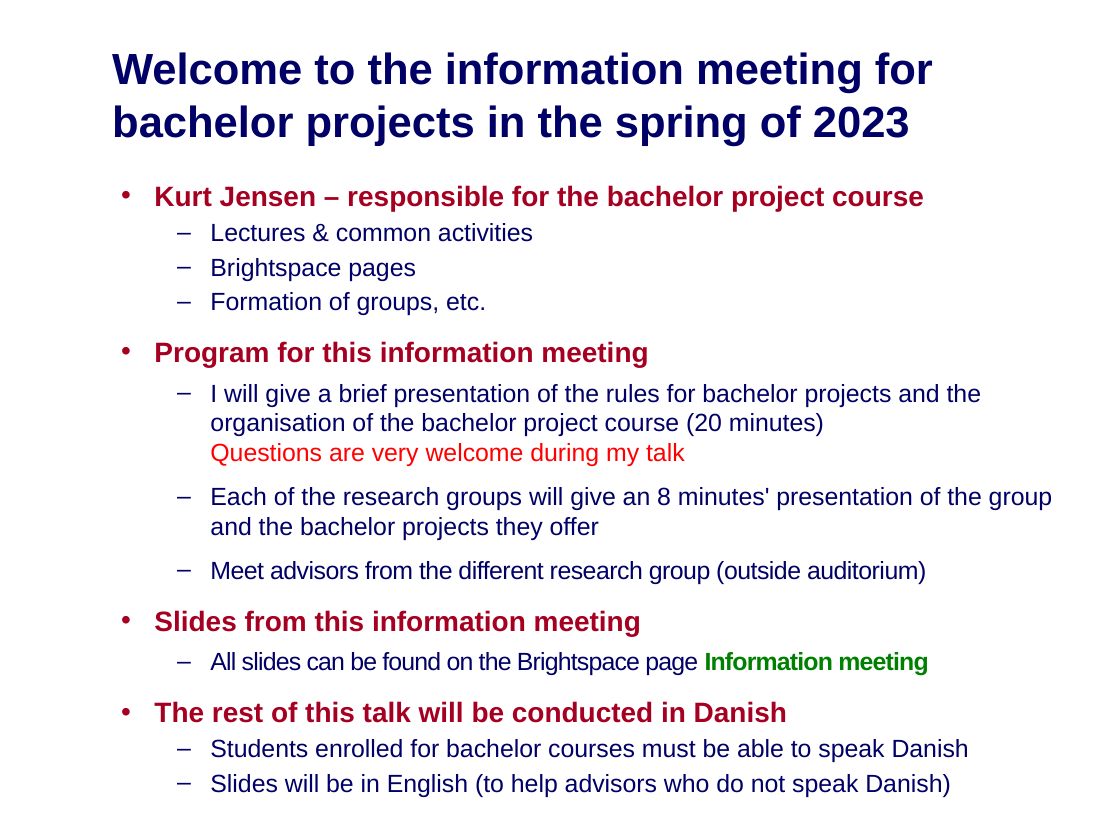
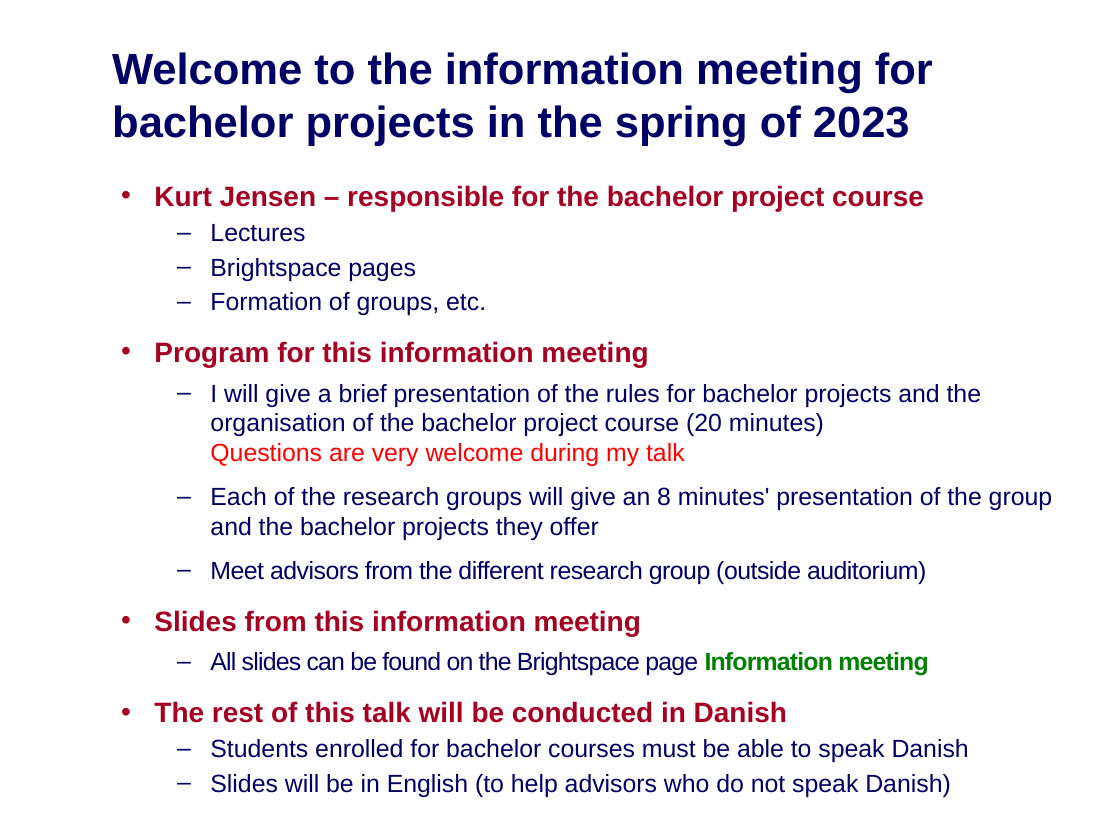
Before and after one commit to IntProgAU/Materiale, a slide deck: slide 1 of web/b24/0 Information Meeting.pptx. Drawn at 1120x840 pixels with LibreOffice and Linux fonts; fonts in the diff are those of the drawing. Boxes give left, top, right and bottom in pixels: in the first picture for what was removed or moved away, otherwise in the second. Text is boxed around its words. In the diff, an @@ line names an element or a change of style, - is before the commit and + after.

```diff
--- a/web/b24/0 Information Meeting.pptx
+++ b/web/b24/0 Information Meeting.pptx
@@ text at <box>210,224,305,242</box>: text changed @@
-  – Lectures & common activities
+  – Lectures
```
Also in this commit, not shown: 6 other slides changed, 3 other files.
